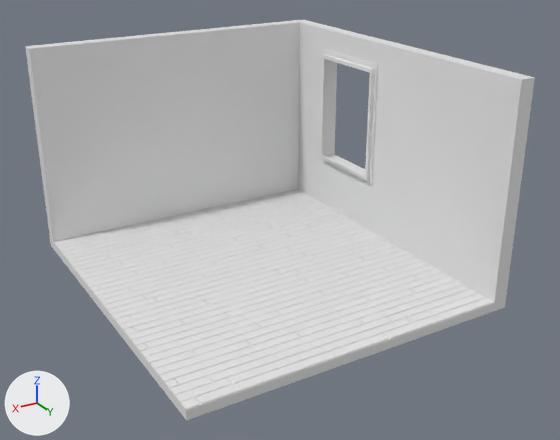
The glTF model public/assets/Room.glb: old version first, new version second.
Before and after are seen from a 50 mm camera at (2.55, 5.38, 3.51) aimed at (-0.97, -0.48, 0.58). Every picture has the same lights, and +X, +Y and +Z are marked at lower left. Vertices at the same position are counted once.

Objects in the first picture: 'Room'.
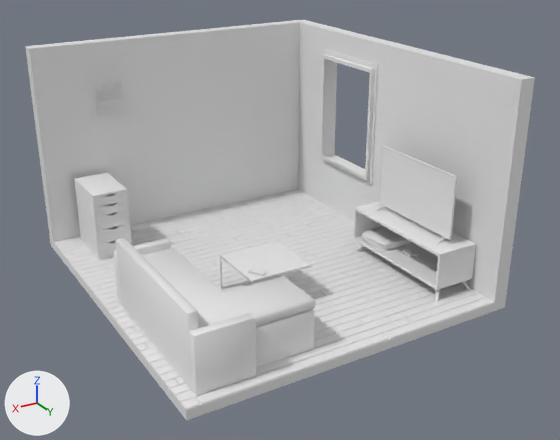
Location of each change, (x1, y1, x2, y2) in pixels of the pictures (560 x 440 px):
part 1 of me_cube_021, added
    after: (353, 145, 476, 302)
part 2 of me_cube_021, added
    after: (87, 64, 130, 120)
part 3 of me_cube_021, added
    after: (75, 173, 132, 260)
part 4 of me_cube_021, added
    after: (113, 238, 315, 396)

The change, as a list of edits to the scene's bpy script:
```text
Change me_cube_021:
    used by ob_room; location = (0.0, 0.0, 0.0)
    remove me_cube_021.from_pydata(...)  # 851 vertices, 1088 faces; spans x -2.5..0.74, y -2.5..1.03, z -0.09..2.07
    add me_cube_021.from_pydata(...)  # 12006 vertices, 20605 faces; spans x -2.5..0.74, y -2.5..1.03, z -0.09..2.07
    me_cube_021 part 1: 5254 vertices added at x -2.34..-1.89, y -0.56..0.76, z 0.01..1.14
    me_cube_021 part 2: 2611 vertices added at x -0.23..0.2, y -2.35..-2.31, z 1.27..1.82
    me_cube_021 part 3: 1912 vertices added at x 0.11..0.47, y -2.26..-1.68, z 0.01..0.71
    me_cube_021 part 4: 1378 vertices added at x -0.94..0.61, y -0.75..0.92, z 0.01..0.67
```
